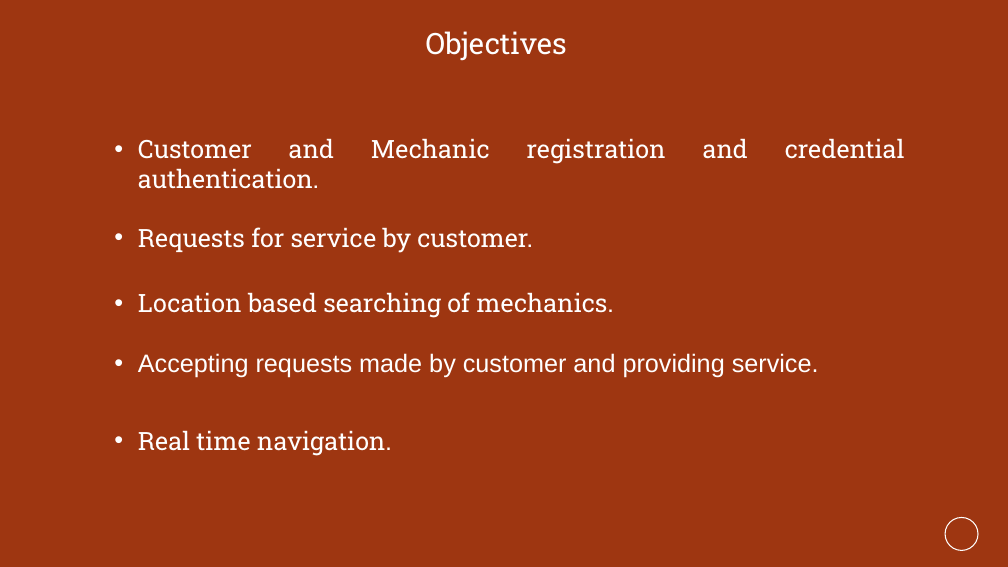
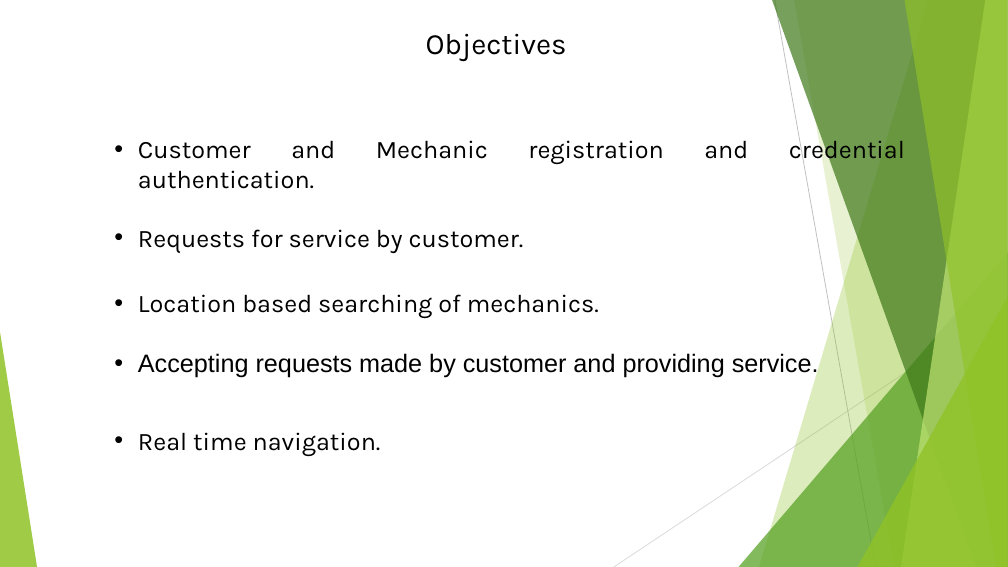
Before and after one commit to sameer-59/on-road, a slide deck: slide 3 of On Road PPT.pptx. Drawn at 1008x567 pixels with LibreOffice and Linux fonts; fonts in the diff are those of the drawing; background and template pictures are left out. Boxes give left, top, right and bottom in pixels: in the first picture for what was removed or moved away, otherwise in the second. Text is boxed around its words. In the diff, an @@ line names an element or a change of style, - is before the commit and + after.

```diff
--- a/On Road PPT.pptx
+++ b/On Road PPT.pptx
@@ background #9E3611 to #FFFFFF @@
@@ text "Accepting requests made by customer ..." at [138, 353, 819, 378]: text colour #FFFFFF to #000000 @@
@@ group added at [0, 0, 1008, 567]: 5 freeform shapes, 3 triangles, 2 lines @@
@@ font Roboto Slab to Karla, text colour #FFFFFF to #000000 in 5 elements at [426, 33, 567, 61], [138, 136, 905, 165], [138, 229, 524, 253], [138, 294, 599, 318], [138, 432, 381, 456] @@
@@ ellipse removed at [945, 517, 979, 551] @@
```
Also in this commit, not shown: 2 other slides changed, 1 slide added.
